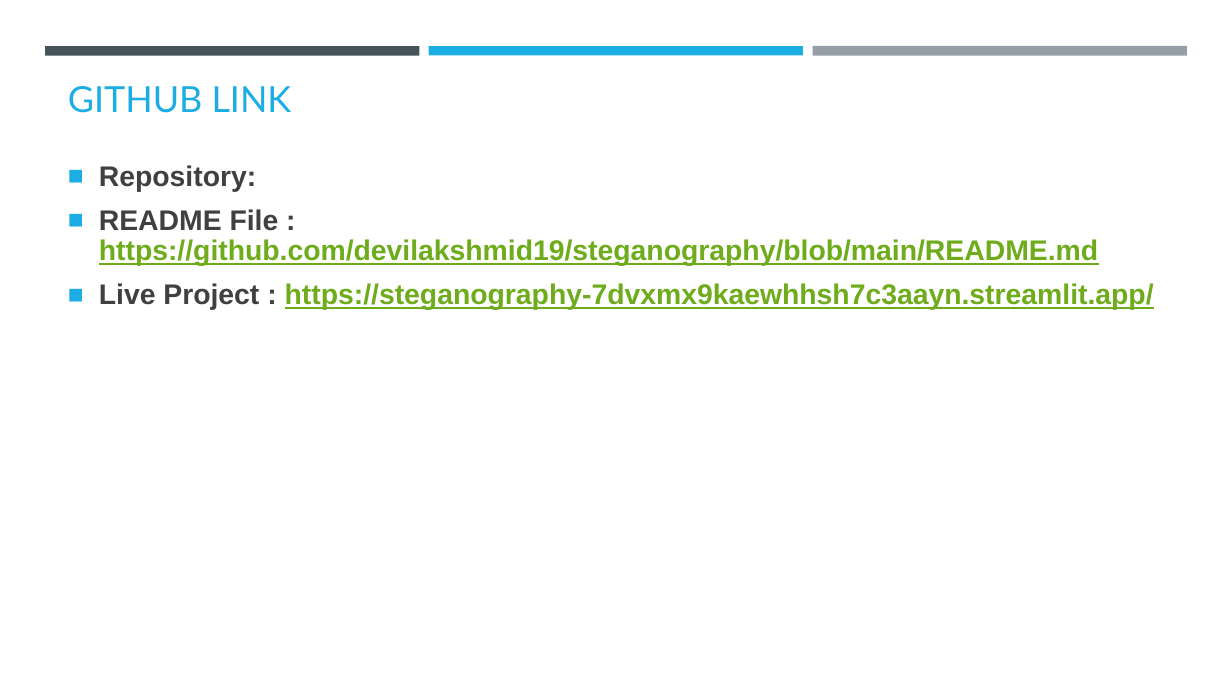
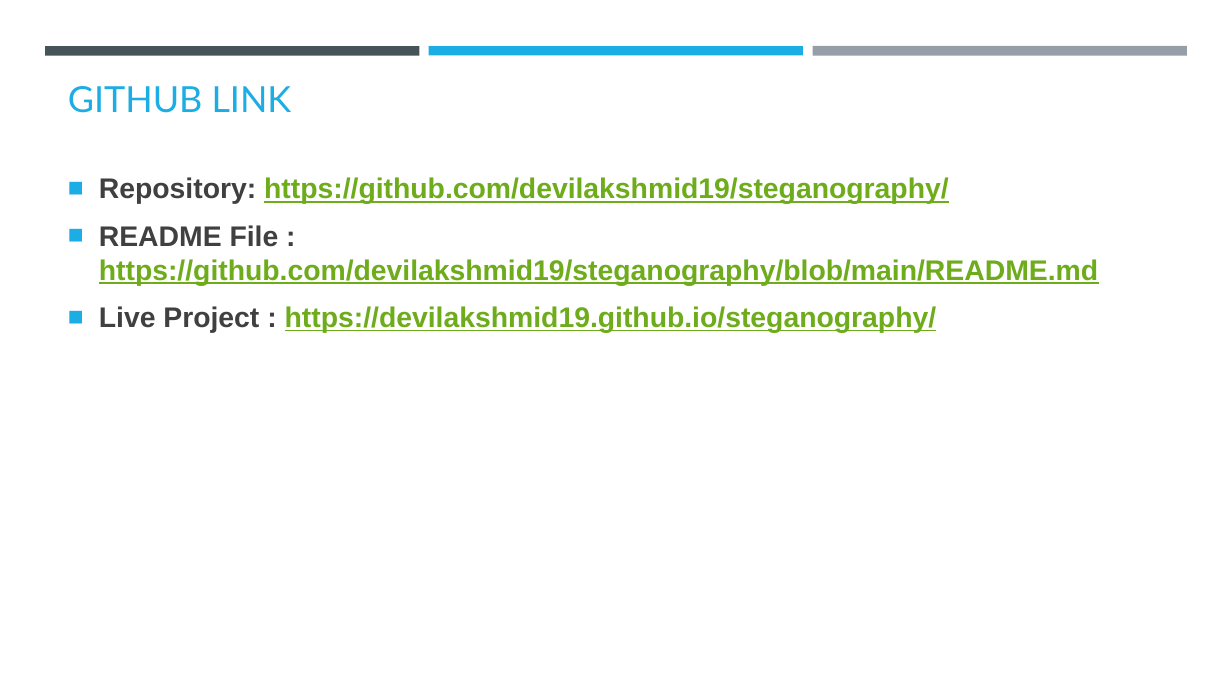
Before and after one commit to devilakshmid19/steganography, a slide deck: slide 9 of Steganography_AICTE.pptx. Drawn at 1232x693 pixels with LibreOffice and Linux fonts; fonts in the diff are those of the drawing; background and template pictures are left out. Boxes give left, top, right and bottom in pixels: in the first picture for what was removed or moved away, otherwise in the second. Text is boxed around its words. In the diff, an @@ line names an element or a change of style, - is before the commit and + after.

Commit message:
Updated PPT with latest changes

```diff
--- a/Steganography_AICTE.pptx
+++ b/Steganography_AICTE.pptx
@@ text at bbox=[99, 177, 949, 204]: text changed; text colour #404040 to #6EAC1C @@
-■ Repository:
+■ Repository: https://github.com/devilakshmid19/steganography/
@@ text at bbox=[99, 225, 1098, 285]: line spacing 0.9 to 1 @@
@@ text at bbox=[99, 306, 937, 333]: text changed @@
-■ Live Project : https://steganography-7dvxmx9kaewhhsh7c3aayn.streamlit.app/
+■ Live Project : https://devilakshmid19.github.io/steganography/
```
